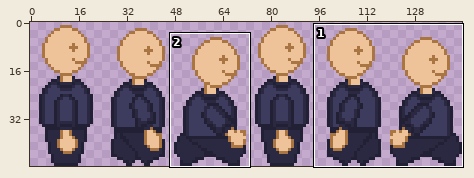
Sprite sheet, stored at assets/images/player.png. Above, an overview of the earlier version with the close-up marked.
Close-up. As it was:
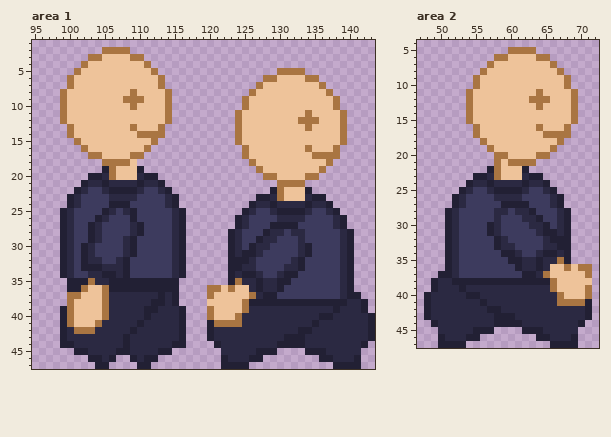
The file is 144x48 pixels. Shown: area 1: x 95..143, y 1..47; area 2: x 47..72, y 4..47. The commit also changed other parts of the picture, which this record leaves out.
Once edited:
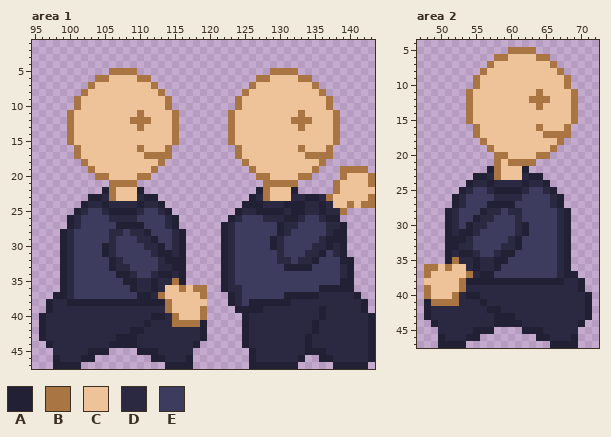
Palette (. is transparent): A #222034  B #a97542  C #eec39a  D #2b2942  E #3d3b5e
What changed:
Changed rows in their new state; - is an unchanged pixel.
Area 1:
first column x 96:
 2 ---------....-----------------------------------
 3 -------........---------------------------------
 4 ------..........--------------------------------
 5 -----.....BBBB...----------------B---.----------
 6 ----....BB----BB..-------------B-C---B-.--------
 7 ----...B--------B.------------BC-------B.-------
 8 ---...B------C---B.----------BC---------B.------
 9 ---..B------CCC-------------BC-----------B.-----
10 ---..B-------C--------------BC-----------B.-----
11 ---.B---------B---CB-------BC--------BC---B.----
12 ---.B--------BBB--CB-------BC-------B--C--B.----
13 -------------CB--CCB-------BC--------BC---B.----
14 --------------CCCCCB-------BC-------------B.----
15 ----BC----------CCCB-------BC-------------B.----
16 -----BC-------BCCCB---------BC-------BC--B.-----
17 -----BCCC----CCBBBB---------BC--------B---.-----
18 ------BCCCCCC-CCCB-----------BC---------B.------
19 -------BCCC---CCB-------------BC-------B.--BBBB-
20 -------.BBC---BB.--------------B-C---B-.---BCCCB
21 ------....BBBB....--------------BB---.----BCCCCB
22 -----....ABCCCA....------------ABCC-A..---BCCCCC
23 ----...AADBCCCDAA...----------ADBCC-DDA-DBCCCCCB
24 ----..ADDADDDDADDA..---------A-A-D-AAAD-ADCCBCBB
25 ---..AD--DAAA-D--DA..-------AD-AAA-D---DA-DB----
26 ---.AD--EEDDDD----DA.------ADE--DD-AA---DAA.----
27 ---.AD-EE--AAA----DA.-----ADEE---E-DD----D------
28 -------EE-DD--DA----------ADE---EEADEE---DAA.---
29 -------EE-D-EEDDA---------ADE--EEAD--E--DAAA.---
30 ------EE-AD-EE-DDA--------ADE-EEEAD--EEDDADA.---
31 ------EE-AD-EE--DAA-------ADEEEE--D--EDDA-DA.---
32 ------EEE-A-E----DAA------ADEEE---DDEDDA---A----
33 ------EEEEA-D----DDA------ADEEE----AA-A---------
34 -------EEEEA-D--DAA-------ADEEEE--EEE-----------
35 ---ADEEEEEEE--DD-DDBA-----ADEEEEEEEE-------A----
36 ---ADEEEEEEEE-DD-DCCBCBB..ADDEEEEEE-----AAAA----
37 --AADEEEEEEEEEAA-BCCCCCB...ADEEEEE-AAAAADDD-D---
38 -ADDAAAAAAAAAAAA--BCCCCC...ADE------DDDDDDDD----
39 -ADDDDDDDD-----DD-BCCCCB....AAAA--------A-D-----
40 ADDDDDDDDD-----DAA-BCCCB.....A-----------D------
41 ADDDDDDDD-----DA---BBBBA.....A------------------
42 ADDD-DDD------A-----DDDA.....A-------DDA--------
43 ADDD-------A-A------DDDA.....A-----DDDA---------
44 -ADDD-----AA-A-----DDDA--....A----DDDDA-------DA
45 --DDDDDAAA....AAADDDDD----....ADDDDDDD--------DA
46 --ADDDA-...--...-ADDDA----....-DDDDDDA-------DDA
47 --AAAA--..----..--AAAA----....AAAAAAA---------A-
Area 2:
first column x 48:
27 ---------AA--EE---------
28 --------AD-ED-EE--------
29 -------ADDE--DEEE-------
30 ------ADDEE--DAEEE------
31 -----AAD-EE--DA-EEE-----
32 ----AAD---EEDA---EED----
33 ----ADD---E--A---EED----
34 -----AAD--D--E--EEE-----
35 ----BDDADDAAEEEEEEED----
36 BBCBCCDADDA--EEEEEEDA...
37 BCCCCCBDAA----EEEEEDAA..
38 CCCCCB------------AADDA.
39 BCCCCB------------DDDDA.
40 BCCCB--------------DDDDA
41 -BBBB--------------DDDD-
